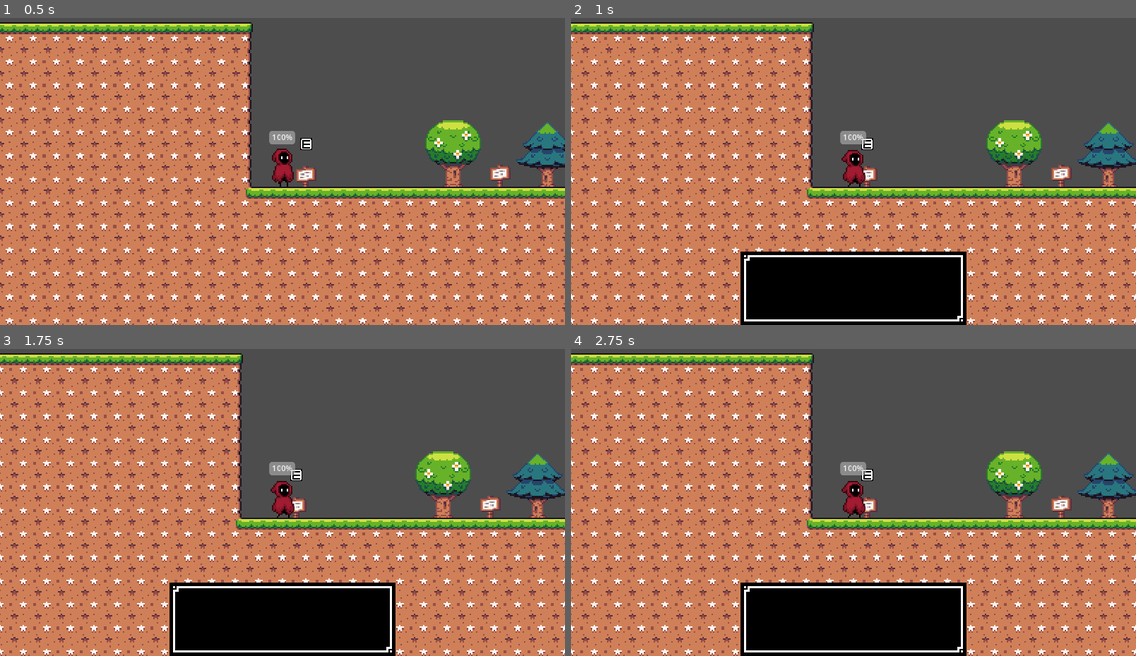
Above: before the commit, frames 1-4 (two rows, left to right).
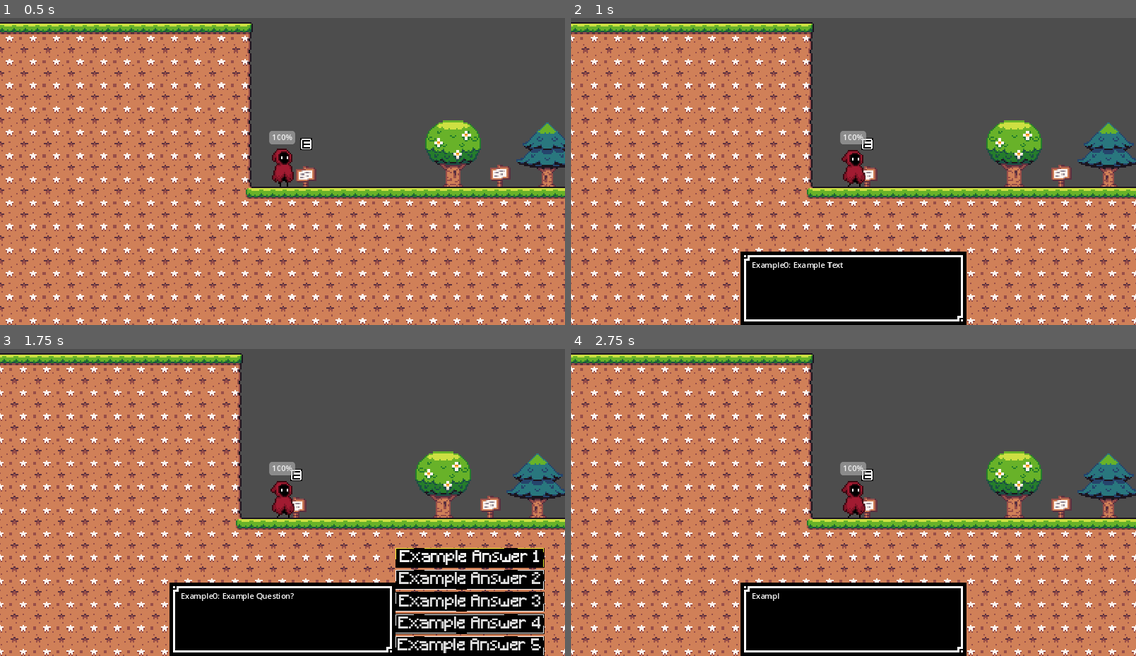
Above: after the commit, the same moments.

Repository: Ch3ster8/Assignment_1
Game: Godot game, scene res://Scene/levels/Tutorial_level.tscn
Same seed, same stepped clock (60 frames per second), same inputs: the game is played once before the commit and once after it. Before the commit the project has no main scene; this scene is started directly in both runs.
Inputs (mouse positions are in pixels of both pictures, inside the frame that each line leads up to):
- Up to frame 1 (0.5 s): no input
- Up to frame 2 (1 s): tap Enter at 0.5 s; hold D (right) from 0.53 s (still down); tap E (interact) at 0.6 s; tap W (up) at 0.77 s
- Up to frame 3 (1.75 s): keep holding D (right); tap Space at 1.25 s; tap Shift (sprint) at 1.35 s; tap W (up) at 1.52 s
- Up to frame 4 (2.75 s): release D (right) at 2 s; click (1039, 557) at 2 s, where only the run after the commit has a clickable "Example Answer 1"

Frame 1 is identical in both runs. In frame 2, 0.2% of the frame differs, in the area x 32-49%, y 79-83%; in frame 3, 8.7%, in the area x 32-97%, y 64-100%; in frame 4, less than 0.1%.
Error before the commit: Attempt to call function 'eof_reached' in base 'null instance' on a null instance. (res://Script/Dialogue.gd:104)

Commit message:
Added more to documentation

Diff:
--- a/Scene/levels/Tutorial_level.tscn
+++ b/Scene/levels/Tutorial_level.tscn
@@ -9,6 +9,7 @@
 
 [node name="Sign" parent="." instance=ExtResource("1_1mx8i")]
 position = Vector2(-44, 25)
+tree_path = "res://TextTrees/TestTree.txt"
 
 [node name="TileMap" type="TileMap" parent="."]
 tile_set = ExtResource("2_pl3ey")
@@ -29,7 +30,7 @@
 
 [node name="Portal" parent="." instance=ExtResource("6_y3x7e")]
 position = Vector2(616, -56)
-next_level = "res://Test.tscn"
+next_level = "res://Scene/levels/level_1.tscn"
 
 [node name="RespawnPoint2" type="Node2D" parent="." groups=["respawn"]]
 position = Vector2(-72, 16)
--- a/project.godot
+++ b/project.godot
@@ -11,6 +11,7 @@
 [application]
 
 config/name="Assignment 1"
+run/main_scene="res://Scene/levels/Tutorial_level.tscn"
 config/features=PackedStringArray("4.2", "GL Compatibility")
 config/icon="res://icon.svg"
 
Not shown, changed: TextTrees/TestTree.txt
Not shown, changed: README.md
